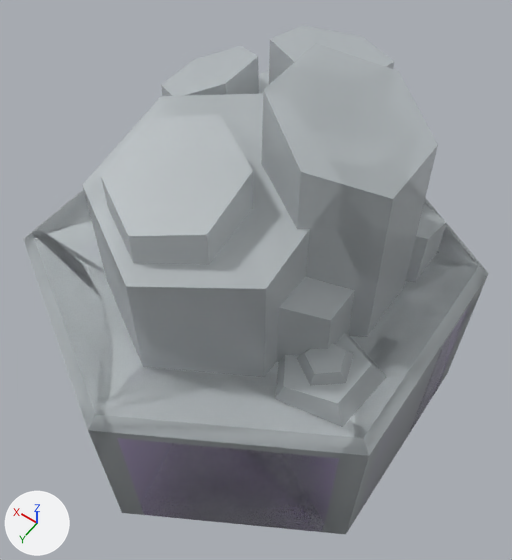
The FBX model Assets/Resources/Blender/hex/hex.fbx_CrystalRock.fbx, before and after one commit.
The view is the same before and after, from a camera (50 mm lens) standing at (-1.33, 1.82, 3.64) and looking at (-0.1, 0.1, 0.93). Every picture has the same lights, and +X, +Y and +Z are marked at lower left. The picture after the commit comes second. Where no turn or scale is listed for an object, it has been applied to the vertices.

The first picture shows 'allRock', 'altA_halfRockCrystal', 'altA_moreCrystalRock', 'altA_moreRockCrystal', 'altB_halfRockCrystal', 'altB_moreCrystalRock', 'altB_moreRockCrystal', 'altC_halfRockCrystal', 'halfRockCrystal', 'moreCrystalRock', 'moreRockCrystal'.
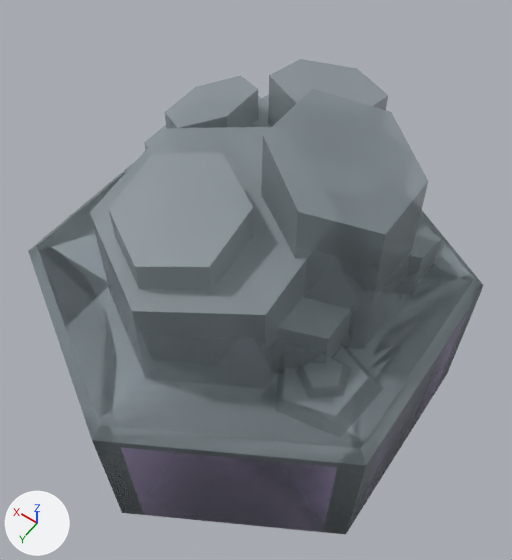
Where the change shows, as pixel boxes [x1, y1, x2, y2] in the pictures (512 x 560 px; the box of a moved part takes in the faces that stretch with it):
'allRock', surface changed, rescaled (6% shorter): before [34, 25, 486, 503]; after [40, 59, 482, 506]
'moreCrystalRock', rescaled: before [24, 230, 485, 486]; after [28, 246, 482, 492]
'altB_halfRockCrystal', surface changed, reshaped: before [25, 198, 489, 487]; after [33, 187, 484, 492]
'altA_halfRockCrystal', surface changed, reshaped: before [26, 191, 485, 487]; after [29, 247, 483, 492]
'altA_moreRockCrystal', surface changed, rescaled: before [29, 190, 487, 468]; after [36, 162, 481, 460]
'altB_moreRockCrystal', rescaled: before [28, 193, 481, 483]; after [31, 172, 477, 485]
'altA_moreCrystalRock', surface changed, rescaled (mostly hidden): before [31, 237, 479, 455]; after [39, 244, 473, 465]
'moreRockCrystal', surface changed, rescaled (mostly hidden): before [35, 197, 478, 485]; after [37, 173, 474, 492]
'altB_moreCrystalRock', surface changed, rescaled: before [24, 201, 481, 465]; after [29, 220, 480, 470]
'altC_halfRockCrystal', surface changed: [34, 186, 488, 490] in both
'halfRockCrystal', surface changed, rescaled: before [24, 189, 478, 482]; after [30, 163, 470, 491]
part 7 of me_hex_river_d_003, moved or reshaped: before [34, 231, 488, 485]; after [50, 186, 483, 490]

What changed in the scene script:
```text
Change img_hexagons_medieval_png:
    img_hexagons_medieval_png: load_image('hexagons_medieval.png', '../hexagons_medieval.png', 1024, 1024, 'Non-Color') -> load_image('hexagons_medieval.png', '../hexagons_medieval.png', 1024, 1024, 'sRGB')
Change mat_hexagons_texture:
    where n3 = _N.new('ShaderNodeTexImage'); n3.name = 'Image Texture.001'
    n3.image: img_hexagons_medieval_png -> img_hexagons_medieval_png_001
Change me_rock_single_a_008:
    remove me_rock_single_a_008.from_pydata(...)  # 76 vertices, 84 faces; spans x -1.0..1.0, y -1.15..1.15, z 0.0..1.13
    add me_rock_single_a_008.from_pydata(...)  # 76 vertices, 84 faces; spans x -1.0..1.0, y -1.15..1.15, z 0.0..1.02
    me_rock_single_a_008 part 2: the whole mesh is scaled about the mesh origin by (1, 1, 0.9)
Change me_hex_river_d_003:
    remove me_hex_river_d_003.from_pydata(...)  # 115 vertices, 136 faces; spans x -1.0..1.0, y -1.15..1.15, z 0.0..1.0
    add me_hex_river_d_003.from_pydata(...)  # 115 vertices, 136 faces; spans x -1.0..1.0, y -1.15..1.15, z 0.0..0.9
    me_hex_river_d_003 part 7: the whole mesh is multiplied about the mesh origin by the matrix ((0.5, -0.866, 0.0), (0.866, 0.5, 0.0), (0.0, 0.0, 0.9))
Change me_hex_river_h_004:
    remove me_hex_river_h_004.from_pydata(...)  # 139 vertices, 169 faces; spans x -1.0..1.0, y -1.15..1.15, z 0.0..1.0
    add me_hex_river_h_004.from_pydata(...)  # 139 vertices, 169 faces; spans x -1.0..1.0, y -1.15..1.15, z 0.0..0.9
    me_hex_river_h_004 part 9: the whole mesh is scaled about the mesh origin by (1, 1, 0.9)
Change me_rock_single_a_005:
    remove me_rock_single_a_005.from_pydata(...)  # 145 vertices, 166 faces; spans x -1.0..1.0, y -1.15..1.15, z 0.0..1.07
    add me_rock_single_a_005.from_pydata(...)  # 145 vertices, 166 faces; spans x -1.0..1.0, y -1.15..1.15, z 0.0..0.96
    me_rock_single_a_005 part 3: the whole mesh is scaled about the mesh origin by (1, 1, 0.9)
Change me_hex_river_e_003:
    remove me_hex_river_e_003.from_pydata(...)  # 96 vertices, 118 faces; spans x -1.0..1.0, y -1.15..1.15, z 0.0..1.0
    add me_hex_river_e_003.from_pydata(...)  # 96 vertices, 118 faces; spans x -1.0..1.0, y -1.15..1.15, z 0.0..0.9
    me_hex_river_e_003 part 6: 81 vertices removed from x -1.0..1.0, y -1.15..1.15, z 0.0..1.0; 81 vertices added at x -1.0..1.0, y -1.15..1.15, z 0.0..0.9
Change me_hex_river_i_004:
    remove me_hex_river_i_004.from_pydata(...)  # 139 vertices, 165 faces; spans x -1.0..1.0, y -1.15..1.15, z 0.0..1.0
    add me_hex_river_i_004.from_pydata(...)  # 139 vertices, 165 faces; spans x -1.0..1.0, y -1.15..1.15, z 0.0..0.9
    me_hex_river_i_004 part 11: the whole mesh is scaled about the mesh origin by (1, 1, 0.9)
Change me_rock_single_e_002:
    remove me_rock_single_e_002.from_pydata(...)  # 138 vertices, 160 faces; spans x -1.0..1.0, y -1.15..1.15, z 0.0..1.27
    add me_rock_single_e_002.from_pydata(...)  # 138 vertices, 160 faces; spans x -1.0..1.0, y -1.15..1.15, z 0.0..1.15
    me_rock_single_e_002 part 1: the whole mesh is scaled about the mesh origin by (1, 1, 0.9)
Change me_hex_river_f_003:
    remove me_hex_river_f_003.from_pydata(...)  # 96 vertices, 118 faces; spans x -1.0..1.0, y -1.15..1.15, z 0.0..1.0
    add me_hex_river_f_003.from_pydata(...)  # 96 vertices, 118 faces; spans x -1.0..1.0, y -1.15..1.15, z 0.0..0.9
    me_hex_river_f_003 part 4: 81 vertices removed from x -1.0..1.0, y -1.15..1.15, z 0.0..1.0; 81 vertices added at x -1.0..1.0, y -1.15..1.15, z 0.0..0.9
Change me_hex_river_j_003:
    remove me_hex_river_j_003.from_pydata(...)  # 119 vertices, 144 faces; spans x -1.0..1.0, y -1.15..1.15, z 0.0..1.0
    add me_hex_river_j_003.from_pydata(...)  # 119 vertices, 144 faces; spans x -1.0..1.0, y -1.15..1.15, z 0.0..0.9
    me_hex_river_j_003 part 5: the whole mesh is scaled about the mesh origin by (1, 1, 0.9)
Change me_rock_single_e_001:
    remove me_rock_single_e_001.from_pydata(...)  # 152 vertices, 169 faces; spans x -1.0..1.0, y -1.15..1.15, z 0.0..1.34
    add me_rock_single_e_001.from_pydata(...)  # 152 vertices, 169 faces; spans x -1.0..1.0, y -1.15..1.15, z 0.0..1.2
    me_rock_single_e_001 part 8: the whole mesh is scaled about the mesh origin by (1, 1, 0.9)
Change me_mountain_c_001:
    remove me_mountain_c_001.from_pydata(...)  # 140 vertices, 94 faces; spans x -1.0..1.0, y -1.15..1.15, z 0.0..2.08
    add me_mountain_c_001.from_pydata(...)  # 140 vertices, 94 faces; spans x -1.0..1.0, y -1.15..1.15, z 0.0..1.87
    me_mountain_c_001 part 10: the whole mesh is scaled about the mesh origin by (1, 1, 0.9)
```
